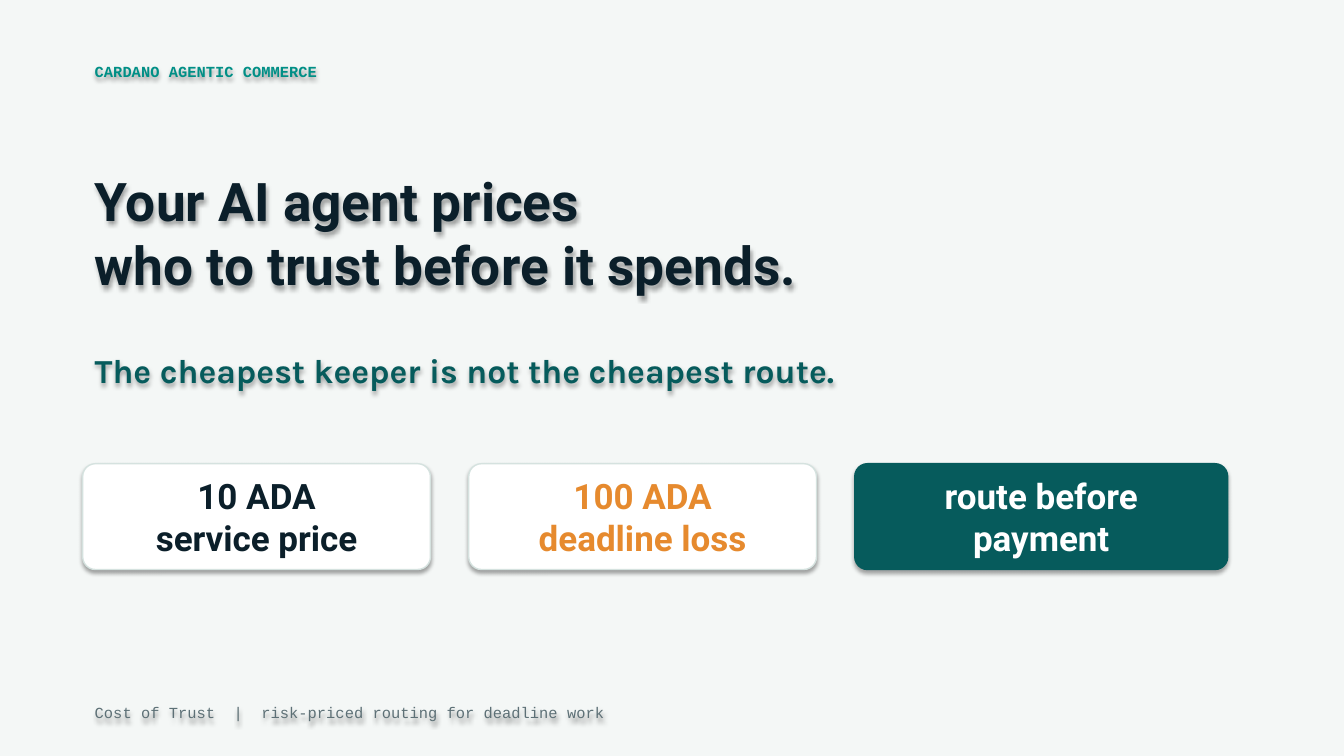
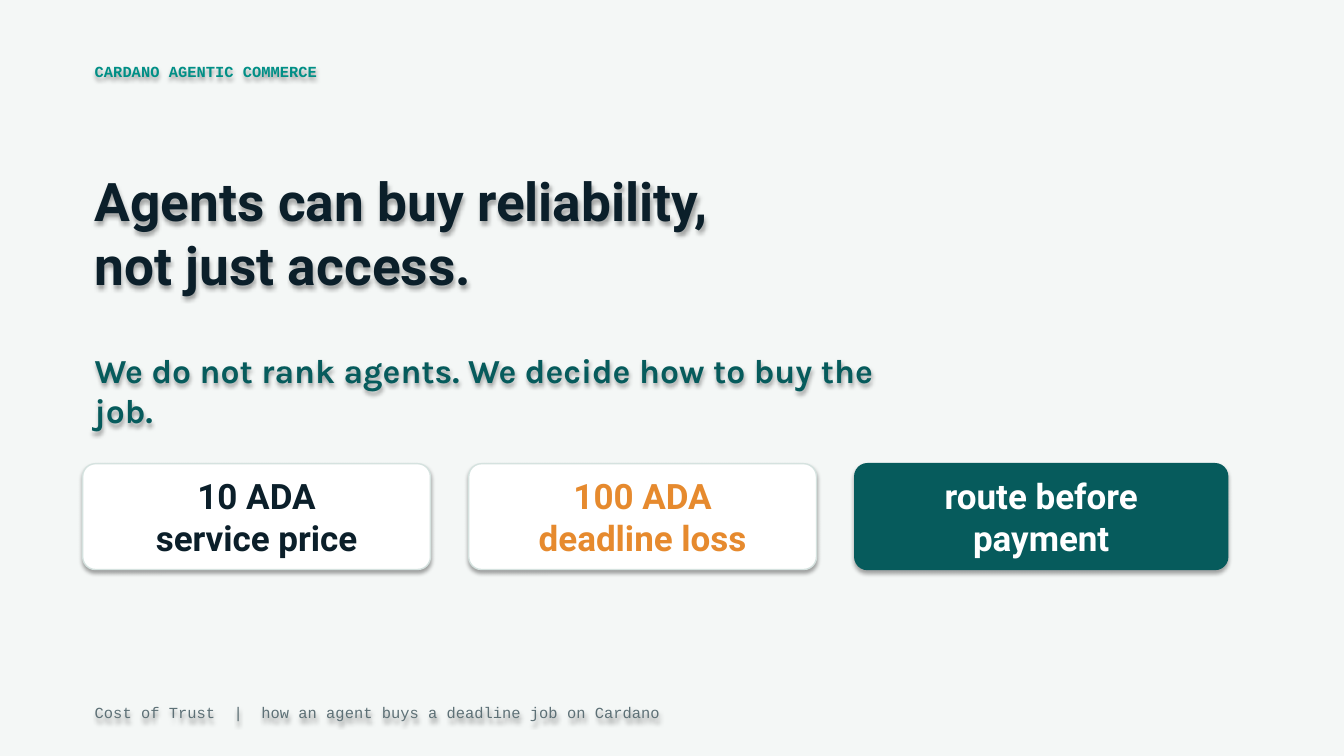
Before and after one commit to Sakibimam/cost-of-trust, a slide deck: slide 1 of deck/cost-of-trust.pptx. Drawn at 1344x756 pixels with LibreOffice and Linux fonts; fonts in the diff are those of the drawing. Boxes give left, top, right and bottom in pixels: in the first picture for what was removed or moved away, otherwise in the second. Text is boxed around its words. In the diff, an @@ line names an element or a change of style, - is before the commit and + after.

Commit message:
deck, thesis: remove slot-enforcement claims; the race is two keepers on one UTxO
The claim vault enforces one claim before expiry, not per-keeper validity windows, and
the 04:35 and 04:44 runs executed as redundant races. Cover reframed to buying reliability.

```diff
--- a/deck/cost-of-trust.pptx
+++ b/deck/cost-of-trust.pptx
@@ text at (x1=95, y1=181, x2=707, y2=298): text changed @@
-Your AI agent prices
-who to trust before it spends.
+Agents can buy reliability,
+not just access.
@@ text at (x1=95, y1=359, x2=873, y2=392): text changed @@
-The cheapest keeper is not the cheapest route.
+We do not rank agents. We decide how to buy the job.
@@ text at (x1=95, y1=707, x2=660, y2=721): text changed @@
-Cost of Trust | risk-priced routing for deadline work
+Cost of Trust | how an agent buys a deadline job on Cardano
```
Also in this commit, not shown: 3 other slides changed, 5 other files.
